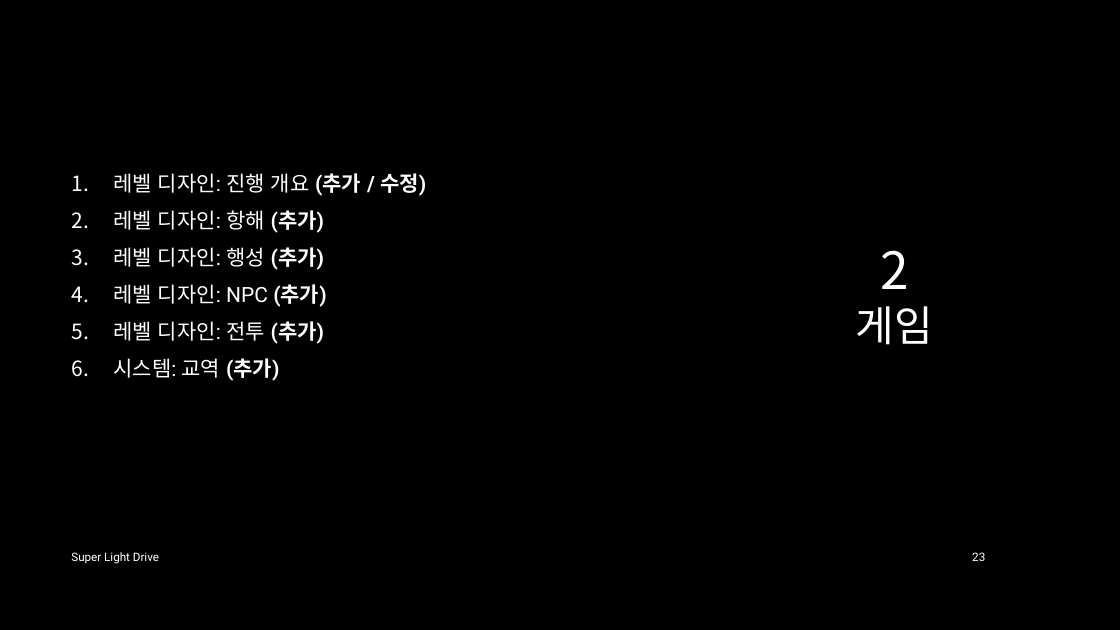
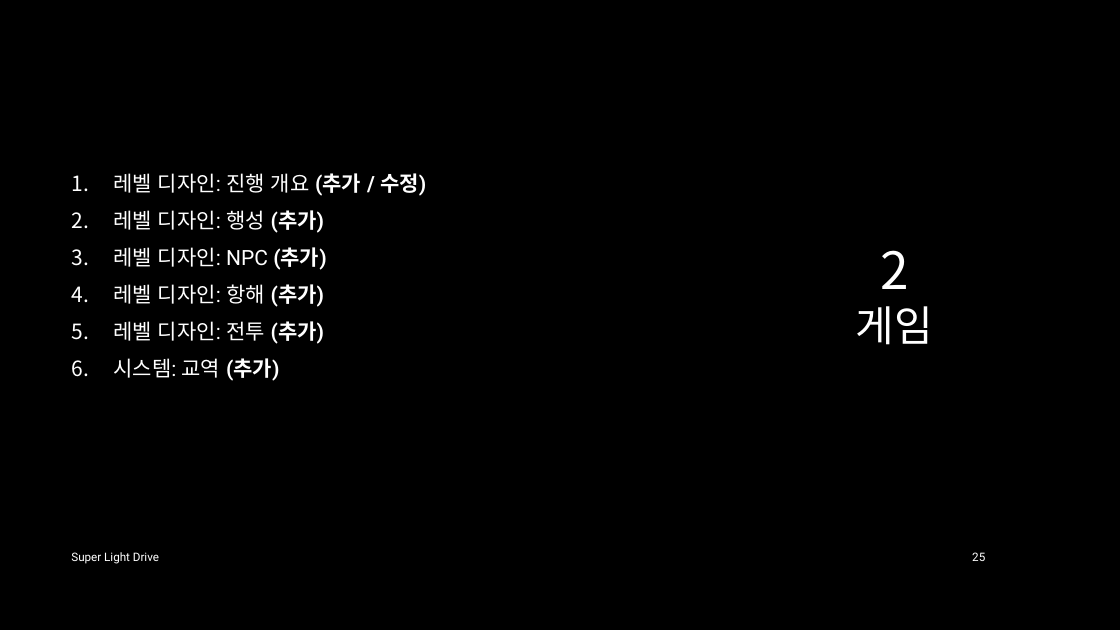
Before and after one commit to iconstudio/2017-Platformer, a slide deck: slide 25 of slides/SuperLightDrive_20171228.pptx (slide 23 before the commit). Drawn at 1120x630 pixels with LibreOffice and Linux fonts; fonts in the diff are those of the drawing; background and template pictures are left out. Boxes give left, top, right and bottom in pixels: in the first picture for what was removed or moved away, otherwise in the second. Text is boxed around its words. In the diff, an @@ line names an element or a change of style, - is before the commit and + after.

```diff
--- a/slides/SuperLightDrive_20171228.pptx
+++ b/slides/SuperLightDrive_20171228.pptx
@@ text at [113,210,324,233]: paragraph removed @@
-2. 레벨 디자인: 항해 (추가)
@@ text at [113,284,324,307]: paragraph added @@
+4. 레벨 디자인: 항해 (추가)
```
Also in this commit, not shown: 19 other slides changed, 5 slides added.
